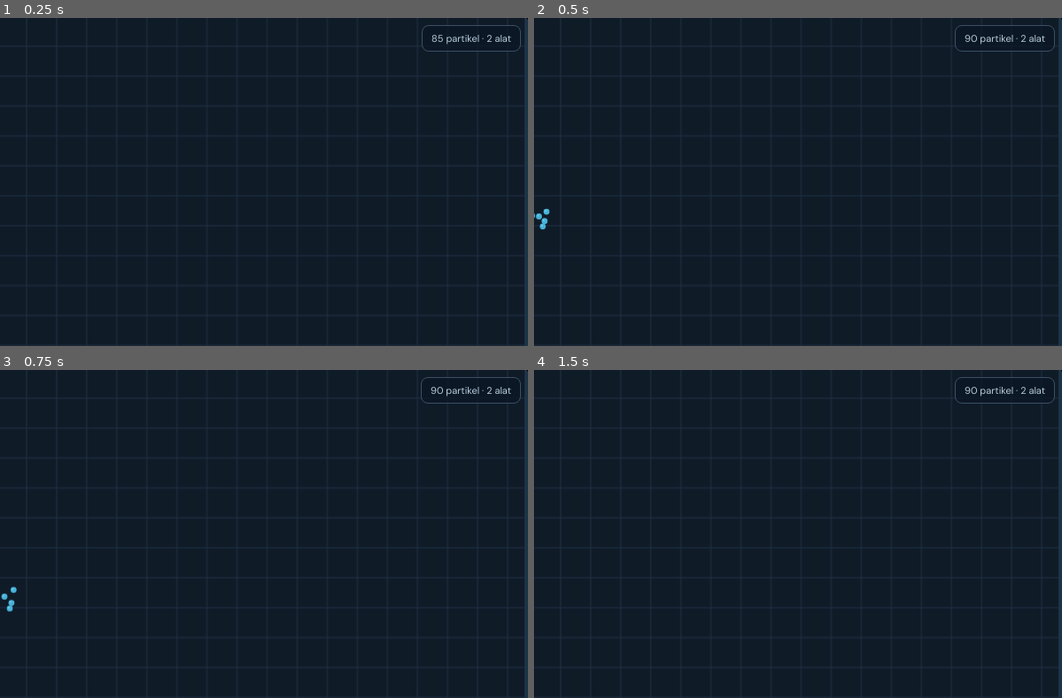
Above: before the commit, frames 1-4 (two rows, left to right).
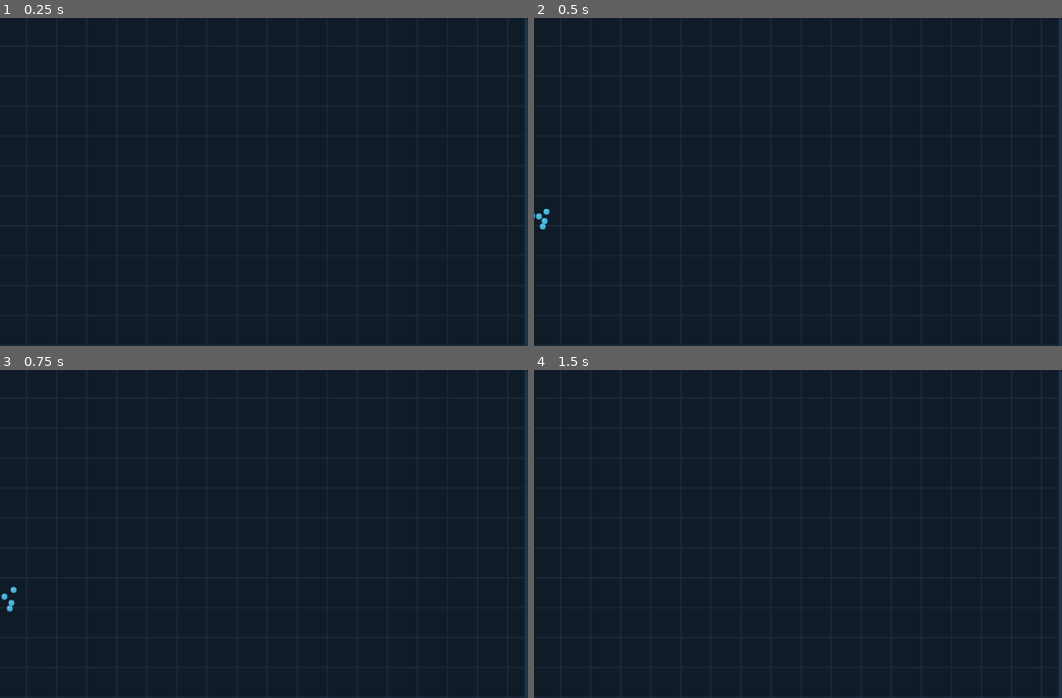
Above: after the commit, the same moments.

Repository: vexelkang-cell/gamepai
Game: browser game, page games/water-simulator/index.html
Same seed, same stepped clock (60 frames per second), same inputs: the game is played once before the commit and once after it.
Inputs (mouse positions are % of the whole screen's width and height, from its top left):
- Up to frame 1 (0.25 s): no input
- Up to frame 2 (0.5 s): click (50, 37) at 0.27 s
- Up to frame 3 (0.75 s): no input
- Up to frame 4 (1.5 s): tap Space at 1.1 s
The pictures show only the part of the screen within x 49-99%, y 8-58%; the shares and areas given below are measured in that part.

The runs differ from the first frame. In frame 1, 0.3% of the frame differs, in the area x 79-99%, y 2-11%; in frame 2, 0.3%; in frame 3, 0.3%; in frame 4, 0.3%.

Commit message:
Align stage stats to the right without overlapping heading

Diff:
--- a/games/water-simulator/index.html
+++ b/games/water-simulator/index.html
@@ -18,7 +18,13 @@
     .materials{padding:13px 14px 14px}.section-heading{display:flex;justify-content:space-between;align-items:center;ma …(763 unchanged characters)…
     .side{padding:19px 17px;display:flex;flex-direction:column;gap:22px}.panel-head{display:flex;align-items:center;jus …(1162 unchanged characters)…
     html,body{max-width:100%;overflow-x:hidden}.app{height:100dvh;min-height:560px;padding:max(10px,env(safe-area-inset …(2812 unchanged characters)…
-  </style>
+
+    /* Susun judul/petunjuk di kiri dan penghitung di kanan dalam satu baris atas. */
+    .stage-top{display:grid;grid-template-columns:minmax(0,1fr) auto;align-items:start;width:calc(100% - 28px);right:14px}
+    .stage-label,.stage-hint{grid-column:1}
+    .stage-stats{position:static;grid-column:2;grid-row:1 / span 2;align-self:start;white-space:nowrap;margin:0}
+    @media(max-width:600px){.stage-top{width:calc(100% - 22px);right:11px}.stage-stats{font-size:10px;padding:6px 7px}}
+</style>
   <script src="/_sdk/bddf767fb065c21b.data_sdk.js" type="text/javascript" integrity="sha512-2vpLbebzZqyNGDHj4S/hNQer3IOu5izs2myxynH8/NvYQHh8EnUZgHGROXCT/+fDAmTcNSX4klehRoicmAFsqg=="></script>
   <script src="/_sdk/c9ef11482be3204a.editing_sdk.js" type="text/javascript" integrity="sha512-GcF9Lq6a3U33NGgsshrw8/hY7rjTpl4NDuXvweWqp3TAxzBi1E5Xz21APTRkMChgiUU0u/X8qm4s5PaAUqx37Q=="></script>
   <script src="/_sdk/d71f39f99b327c9e.resizing_sdk.js" type="text/javascript" integrity="sha512-QUhSaDv5LVWBqCeVvNygPNOyWwX1vNVotv+iARsyZ+DyyR/968VN971iTOX9sVg6Ny+LvUzmd9SibhFV+xeITQ=="></script>
